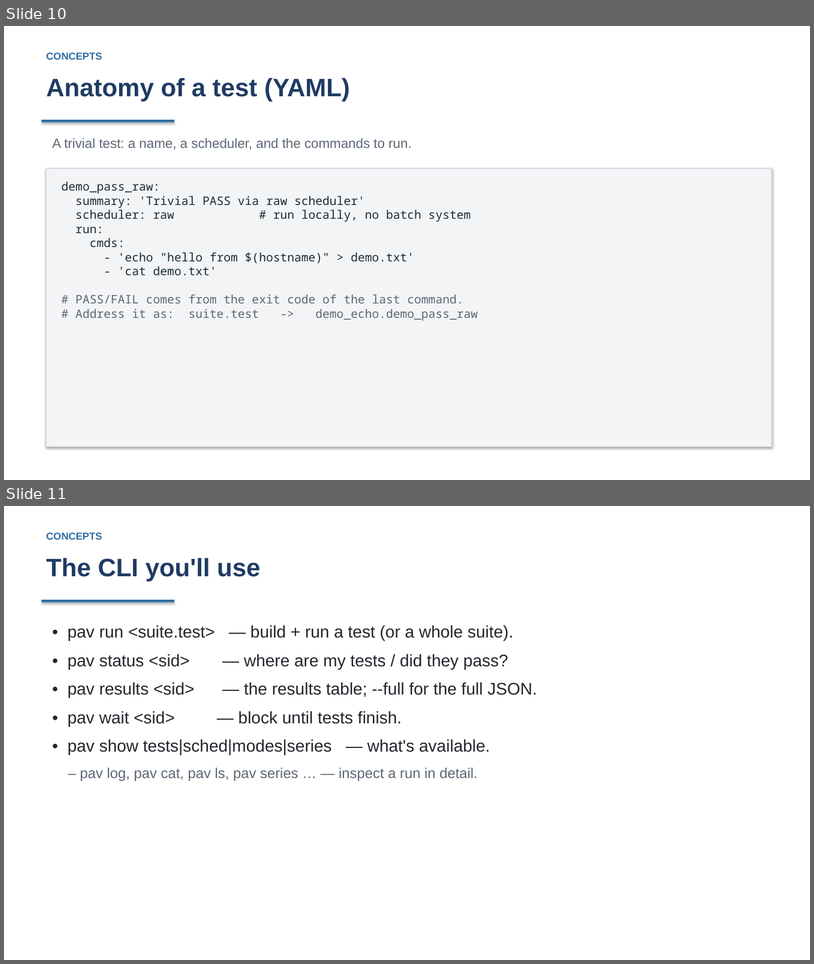
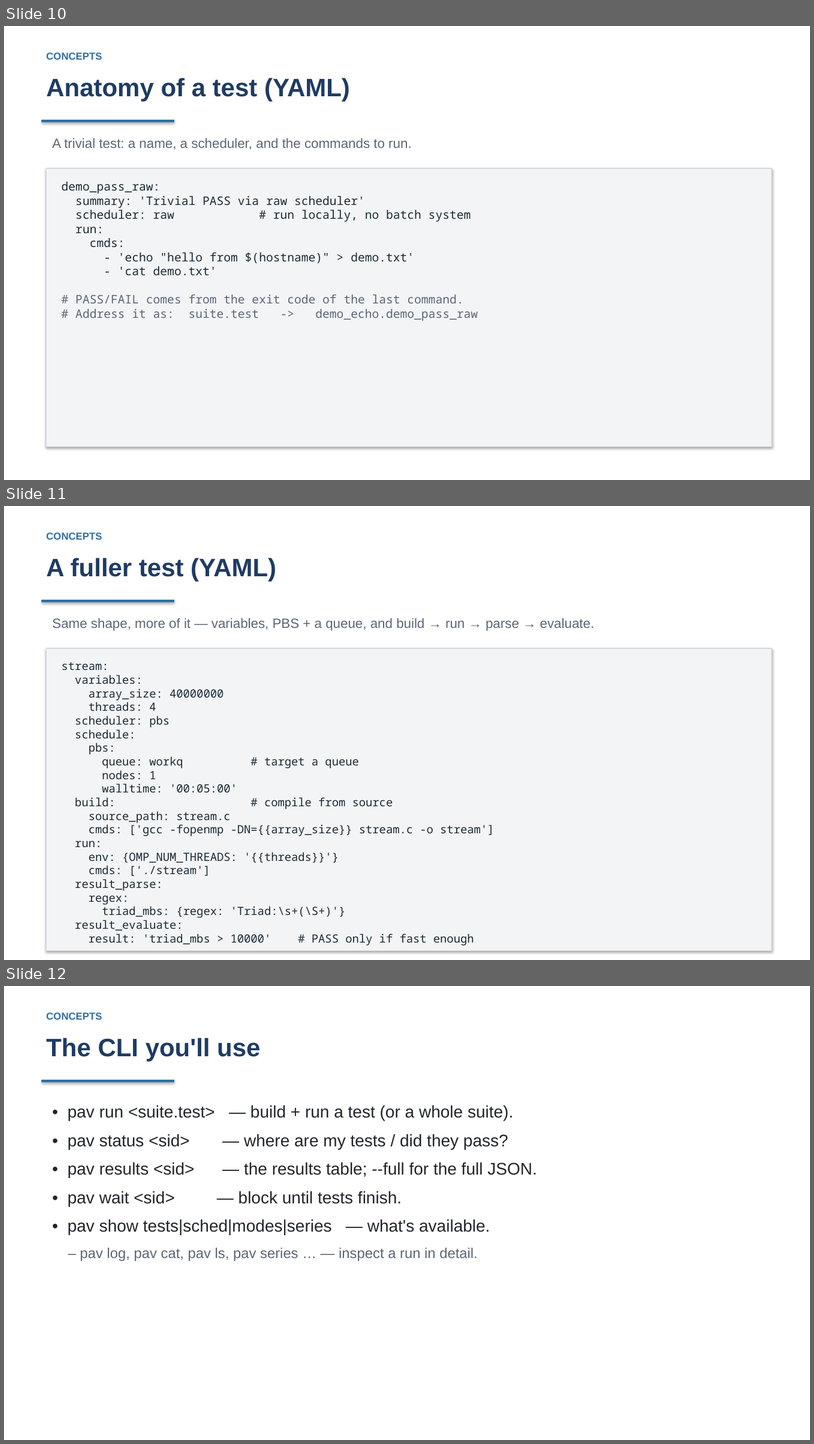
Before and after one commit to curtisecombsjr/pavilion-workshop, a slide deck: pavilion-workshop.pptx. Shown one above the other, each under a label of ours: slides 10 and 11 before the commit, slides 10, 11 and 12 after it. The pictures are 814x964 and 814x1444 pixels, drawn with LibreOffice and Linux fonts; fonts in the diff are those of the drawing. Boxes give left, top, right and bottom in pixels: in the first picture for what was removed or moved away, otherwise in the second. Text is boxed around its words. In the diff, an @@ line names an element or a change of style, - is before the commit and + after.

```diff
--- a/pavilion-workshop.pptx
+++ b/pavilion-workshop.pptx
@@ slide 11 added at (4,506,810,960), background #FFFFFF @@
@@ text added at (46,532,102,540), 12 pt, text #2E6DA4, bold @@
+CONCEPTS
@@ text added at (46,558,276,581), 30 pt, text #1F3B63, bold @@
+A fuller test (YAML)
@@ rectangle added at (42,600,174,602), fill #2E6DA4 @@
@@ text added at (52,618,595,631), 16 pt, text #5B6674 @@
+Same shape, more of it — variables, PBS + a queue, and build → run → parse → evaluate.
@@ rectangle added at (47,648,772,951), fill #F3F4F6, outline #D5DAE0 1 pt, 13.5 pt, text #1B2B34 @@
+stream:
+variables:
+array_size: 40000000
+threads: 4
+scheduler: pbs
+schedule:
+pbs:
+queue: workq # target a queue
+nodes: 1
+walltime: '00:05:00'
+build: # compile from source
+source_path: stream.c
+cmds: ['gcc -fopenmp -DN={{array_size}} stream.c -o stream']
+run:
+env: {OMP_NUM_THREADS: '{{threads}}'}
+cmds: ['./stream']
+result_parse:
+regex:
+triad_mbs: {regex: 'Triad:\s+(\S+)'}
+result_evaluate:
+result: 'triad_mbs > 10000' # PASS only if fast enough
@@ what was slide 11 is now slide 12 @@
```
Also in this commit, not shown: 1 other file.
